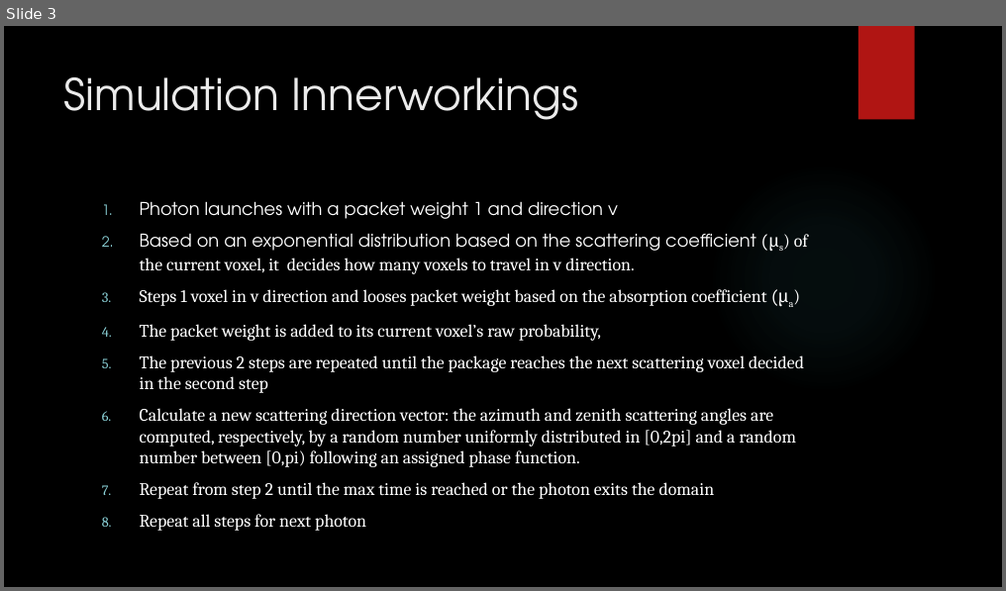
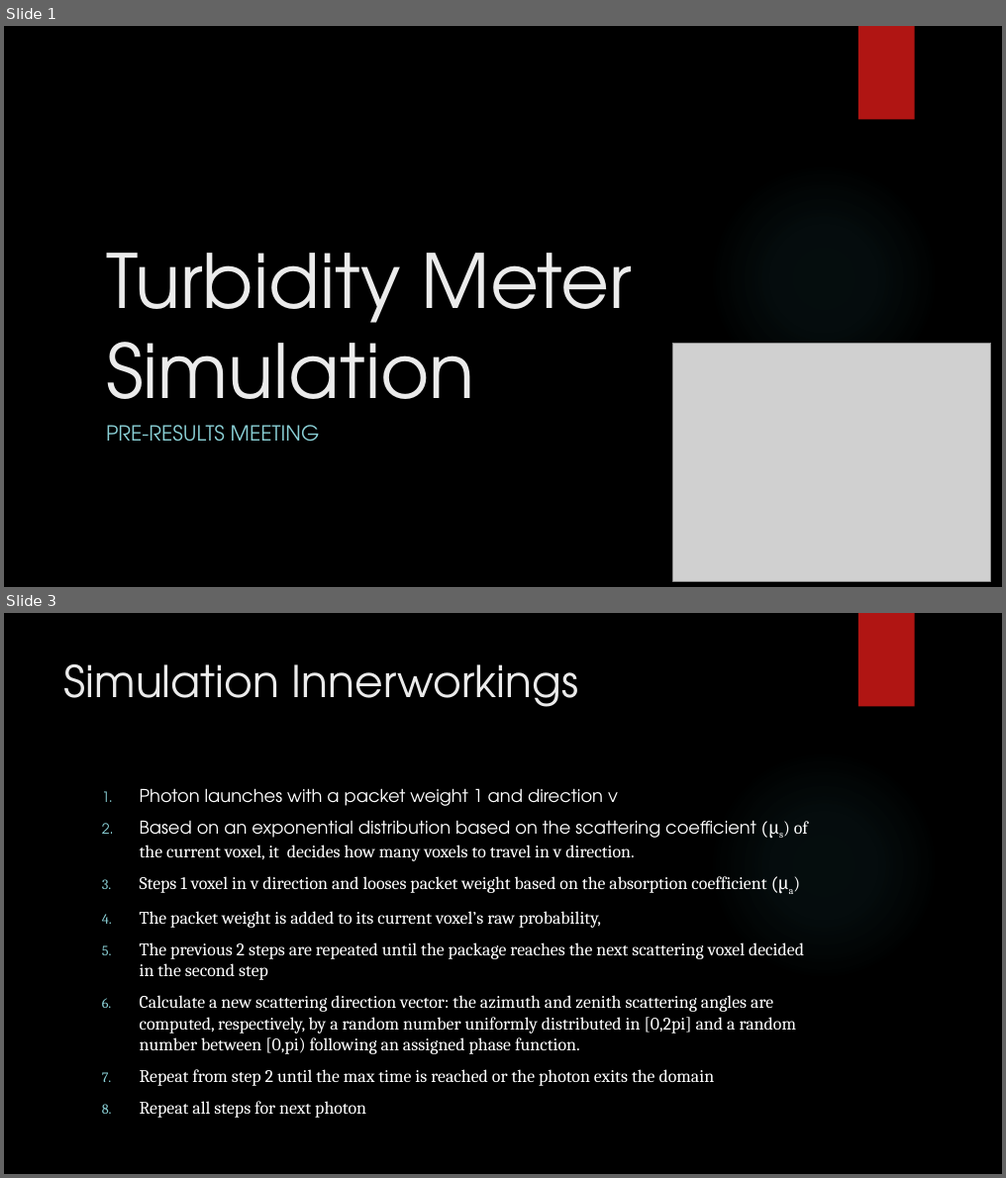
Before and after one commit to KAANVOLKAN05/GPGPU_Research, a slide deck: MonteCarlo/MonteCarloProj/Presentation for West River.pptx. Shown one above the other, each under a label of ours: slide 3 before the commit, slides 1 and 3 after it; the slides between them are not shown. The pictures are 1006x591 and 1006x1178 pixels, drawn with LibreOffice and Linux fonts; fonts in the diff are those of the drawing; grey boxes stand for pictures; background and template pictures are left out. Boxes give left, top, right and bottom in pixels: in the first picture for what was removed or moved away, otherwise in the second. Text is boxed around its words. In the diff, an @@ line names an element or a change of style, - is before the commit and + after.

```diff
--- a/MonteCarlo/MonteCarloProj/Presentation for West River.pptx
+++ b/MonteCarlo/MonteCarloProj/Presentation for West River.pptx
@@ slide 1 added at (4, 26, 1002, 587), background picture (left out); not listed: 2 template elements that a slide beside it also shows @@
@@ title added at (106, 253, 632, 432), 72 pt, text #EBEBEB @@
+Turbidity Meter Simulation
@@ picture added at (673, 344, 991, 581) @@
@@ subtitle added at (106, 425, 320, 442), 20 pt, text #8AD0D6 @@
+PRE-RESULTS MEETING
```
Also in this commit, not shown: 5 slides changed, 2 other slides added, 8 slides removed, 1 other file.
